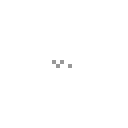
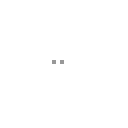
Layered file, before and after one edit (128 x 128). Changes by layer:
hid "eyes_set_blank_front_open" over <box>56,64,72,68</box>
